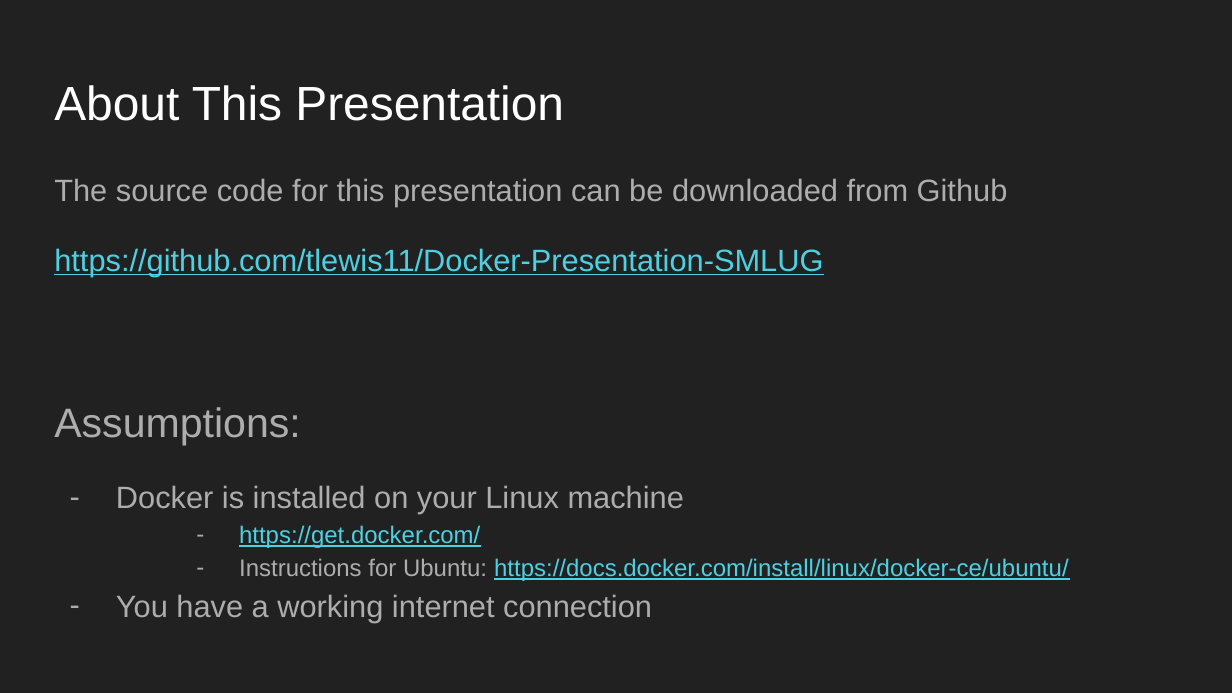
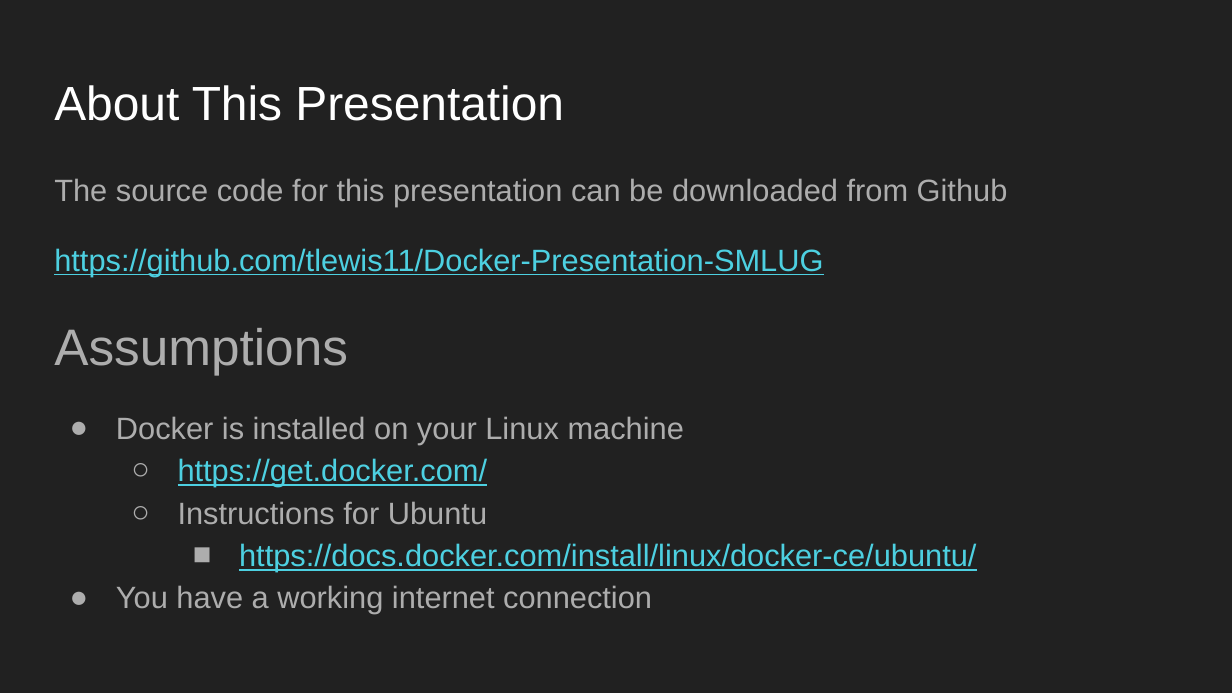
Before and after one commit to tlewis11/Docker-Presentation-SMLUG, a slide deck: slide 2 of Introduction_To_Docker_Containers_SMLUG_10-20-2018.odp. Drawn at 1232x693 pixels with LibreOffice and Linux fonts; fonts in the diff are those of the drawing. Boxes give left, top, right and bottom in pixels: in the first picture for what was removed or moved away, otherwise in the second. Text is boxed around its words. In the diff, an @@ line names an element or a change of style, - is before the commit and + after.

```diff
--- a/Introduction_To_Docker_Containers_SMLUG_10-20-2018.odp
+++ b/Introduction_To_Docker_Containers_SMLUG_10-20-2018.odp
@@ text at (x1=54, y1=328, x2=348, y2=375): text changed; size 24 to 30 pt @@
-Assumptions:
+Assumptions
@@ text at (x1=116, y1=416, x2=684, y2=614): size 14 to 18 pt in "https://get.docker.com/"; bullet - to ●; bullet - to ○ @@
@@ text at (x1=178, y1=501, x2=976, y2=572): text changed; size 14 to 18 pt @@
-  – Instructions for Ubuntu: https://docs.docker.com/install/linux/docker-ce/ubuntu/
+  ○ Instructions for Ubuntu
+    ■ https://docs.docker.com/install/linux/docker-ce/ubuntu/
```
Also in this commit, not shown: 9 other slides changed.
